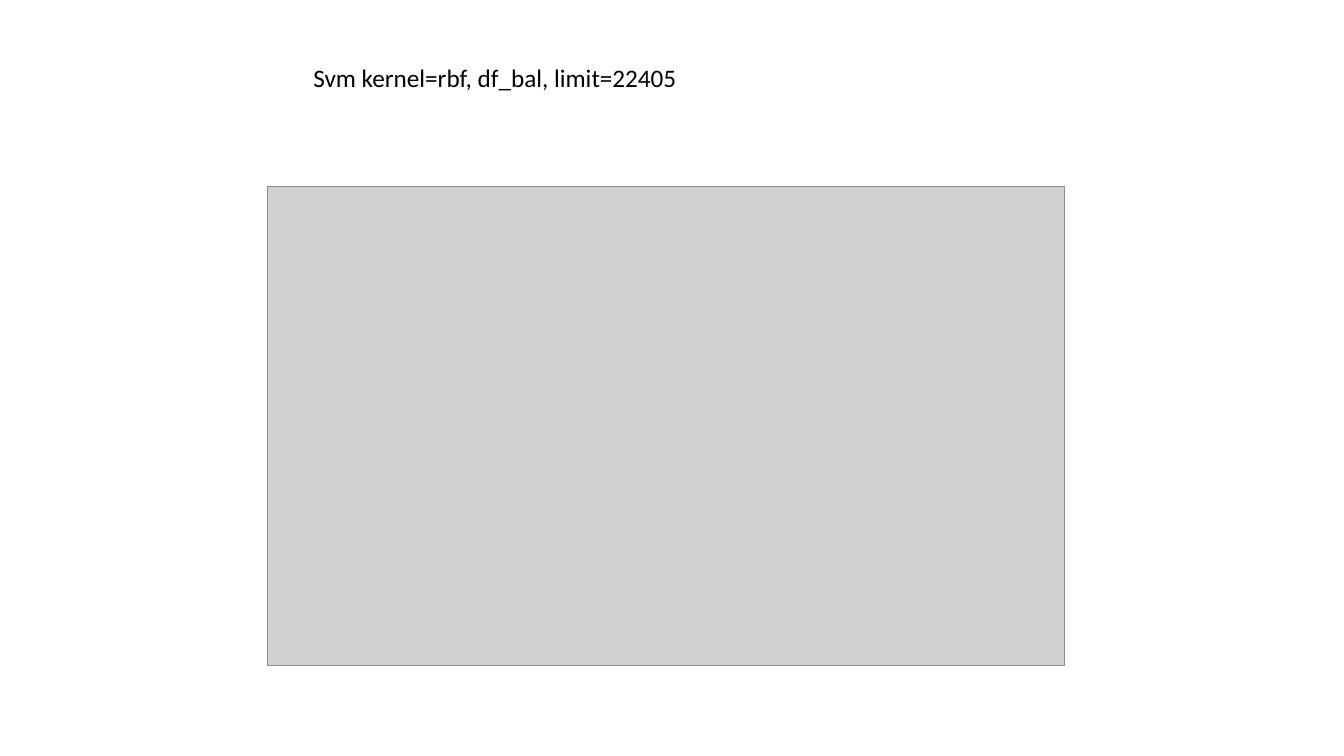
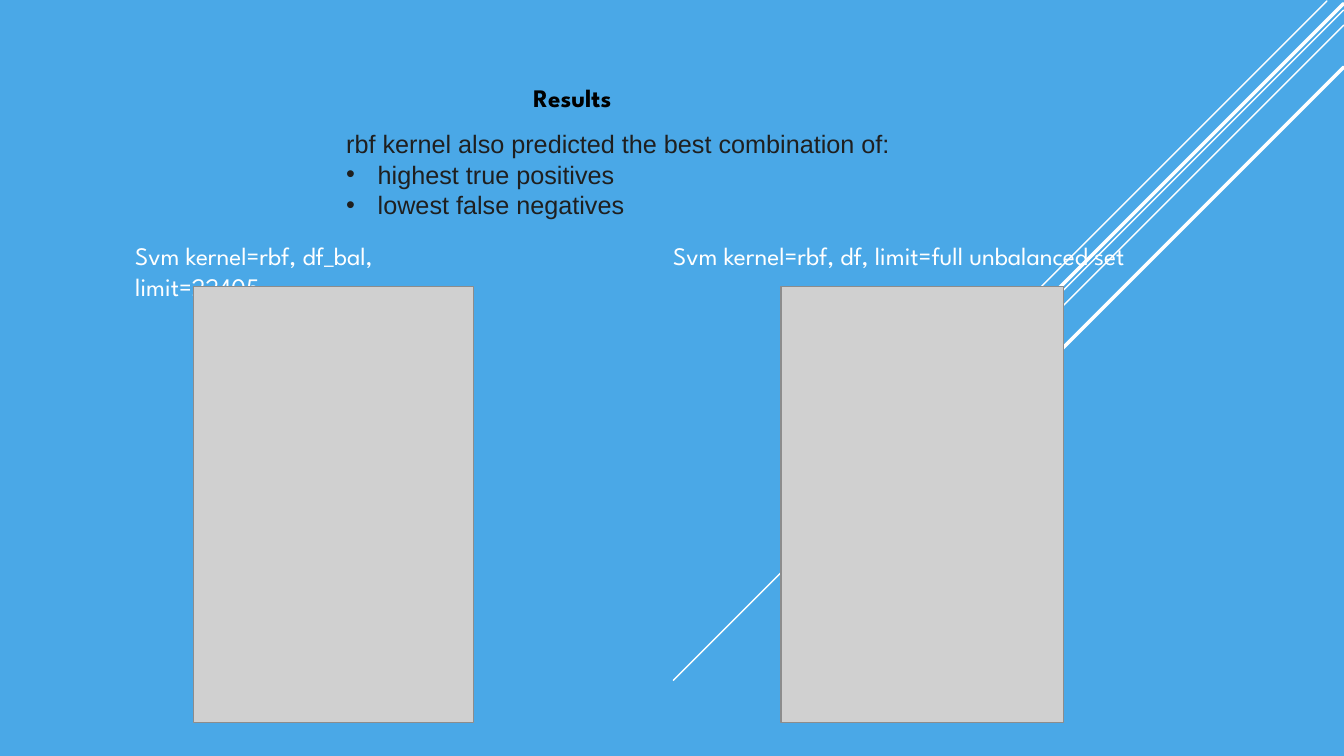
Before and after one commit to danpawlak/Accident-Severity-Prediction, a slide deck: slide 10 of Reports/Capstone Final Presentation.pptx (slide 3 before the commit). Drawn at 1344x756 pixels with LibreOffice and Linux fonts; fonts in the diff are those of the drawing; grey boxes stand for pictures. Boxes give left, top, right and bottom in pixels: in the first picture for what was removed or moved away, otherwise in the second. Text is boxed around its words. In the diff, an @@ line names an element or a change of style, - is before the commit and + after.

```diff
--- a/Reports/Capstone Final Presentation.pptx
+++ b/Reports/Capstone Final Presentation.pptx
@@ background #FFFFFF to #4AA8E7 @@
@@ line added from (1344, 10) to (674, 681), #FFFFFF 1 pt @@
@@ line added from (1344, 25) to (798, 572), #FFFFFF 1 pt @@
@@ line added from (1344, 4) to (809, 538), #FFFFFF 2.5 pt @@
@@ line added from (1327, 1) to (907, 421), #FFFFFF 1 pt @@
@@ text added at [533,89,611,108], 18 pt, text #000000, bold @@
+Results
@@ line added from (1344, 68) to (865, 546), #FFFFFF 2.5 pt @@
@@ text added at [346,134,889,219], 18 pt, text #1F1F1F @@
+rbf kernel also predicted the best combination of:
+• highest true positives
+• lowest false negatives
@@ text "Svm kernel=rbf, df_bal, limit=22405": place and size @@
-text "Svm kernel=rbf, df_bal, limit=22405" at [313,69,676,91]
+text "Svm kernel=rbf, df_bal, limit=22405" at [135,247,373,304]
@@ text "Svm kernel=rbf, df_bal, limit=22405" at [135,247,373,304]: font Calibri to League Spartan, text colour #000000 to #FFFFFF @@
@@ text added at [673,240,1124,274], 18 pt, text #FFFFFF @@
+Svm kernel=rbf, df, limit=full unbalanced set
@@ picture: place and size @@
-picture at [267,187,1065,665]
+picture at [194,286,474,723]
@@ picture added at [781,286,1064,723] @@
```
Also in this commit, not shown: 12 slides added, 13 slides removed, 3 other files.
